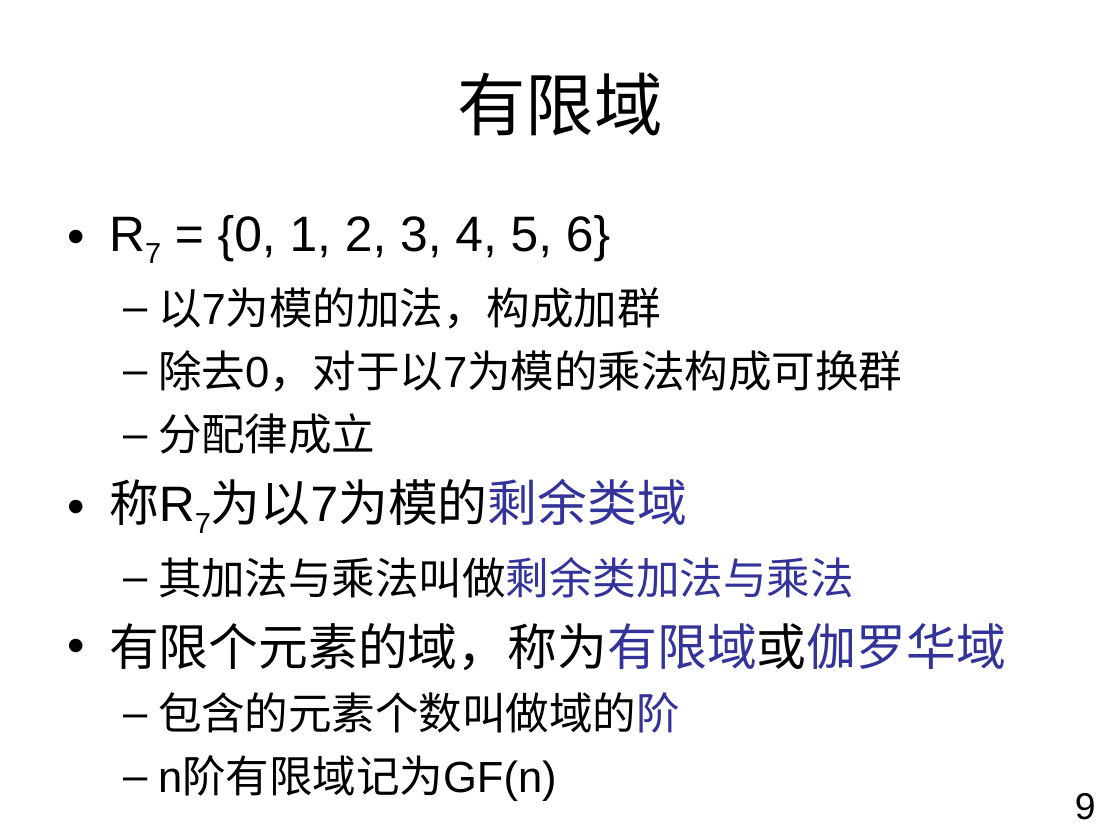
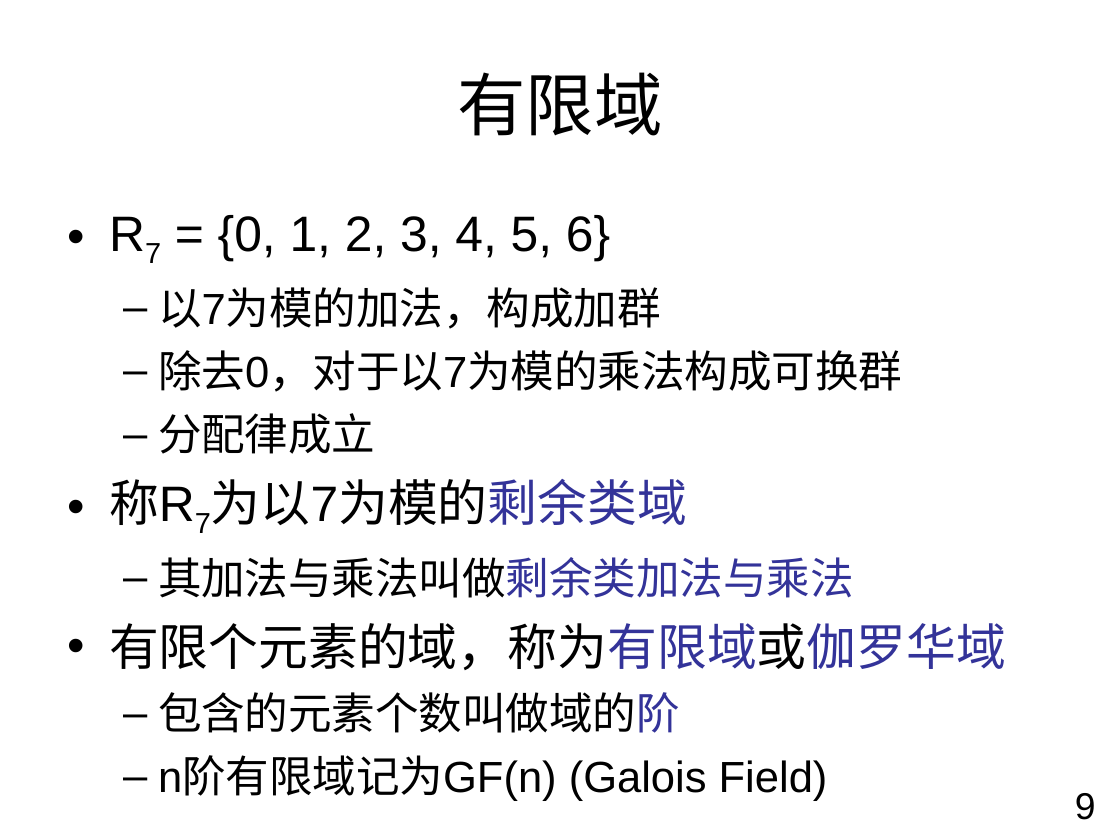
Before and after one commit to chchgb/pairwisetestingservice, a slide deck: slide 9 of Report/Construction Orthogonal Arrays.ppt. Drawn at 1120x840 pixels with LibreOffice and Linux fonts; fonts in the diff are those of the drawing; background and template pictures are left out. Boxes give left, top, right and bottom in pixels: in the first picture for what was removed or moved away, otherwise in the second. Text is boxed around its words. In the diff, an @@ line names an element or a change of style, - is before the commit and + after.

```diff
--- a/Report/Construction Orthogonal Arrays.ppt
+++ b/Report/Construction Orthogonal Arrays.ppt
@@ text at (158, 757, 828, 801): text changed @@
-  – n阶有限域记为GF(n)
+  – n阶有限域记为GF(n) (Galois Field)
```
Also in this commit, not shown: 3 other slides changed.
